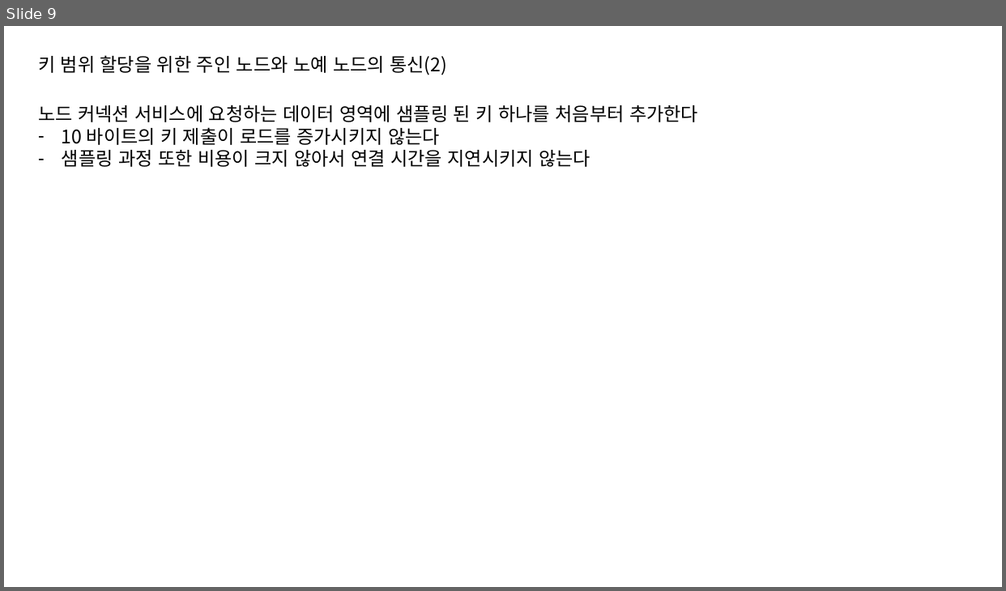
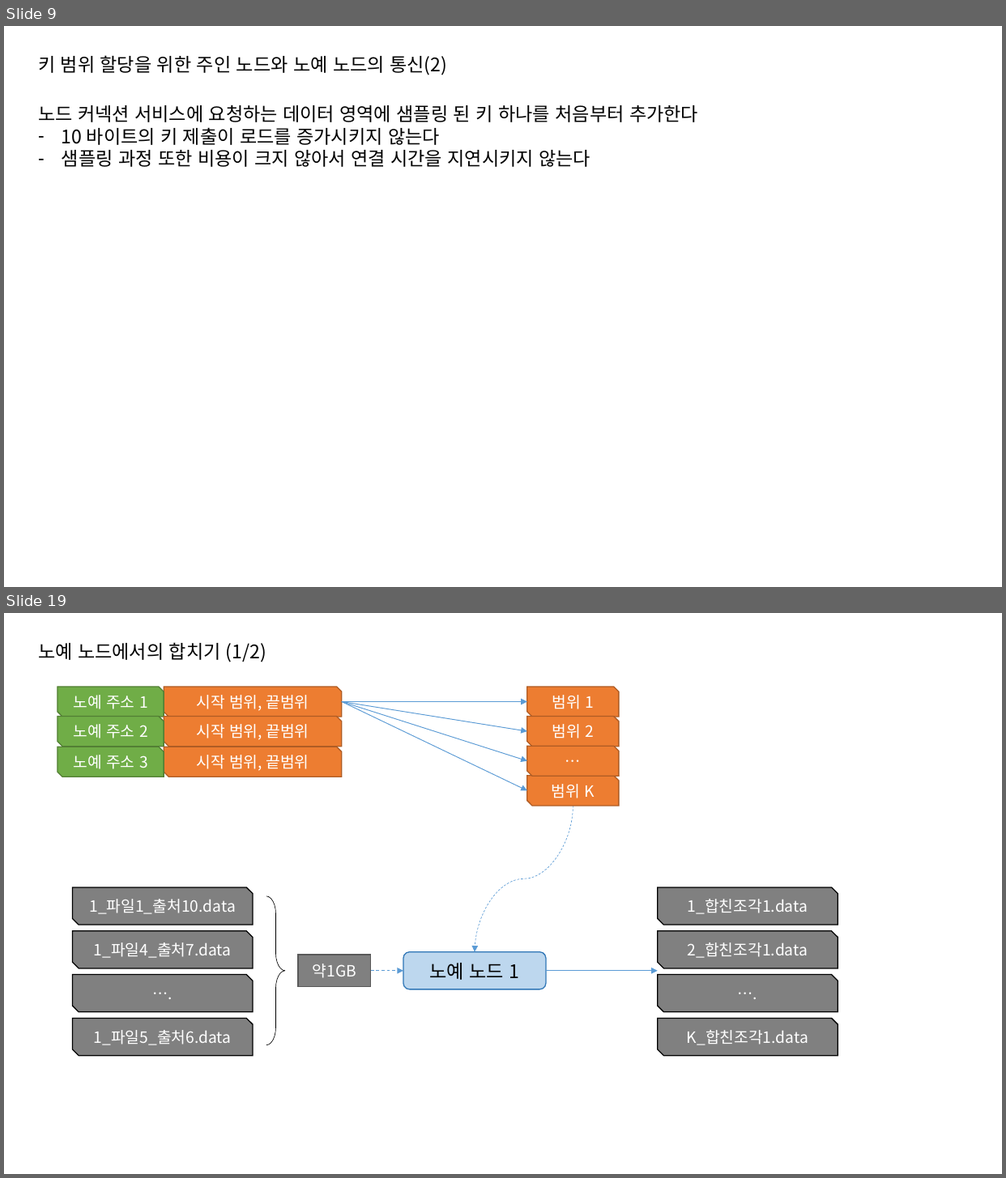
Before and after one commit to HoOngEe/cs434-doc, a slide deck: Design.pptx. Shown one above the other, each under a label of ours: slide 9 before the commit, slides 9 and 19 after it; the slides between them are not shown. The pictures are 1006x591 and 1006x1178 pixels, drawn with LibreOffice and Linux fonts; fonts in the diff are those of the drawing. Boxes give left, top, right and bottom in pixels: in the first picture for what was removed or moved away, otherwise in the second. Text is boxed around its words. In the diff, an @@ line names an element or a change of style, - is before the commit and + after.

```diff
--- a/Design.pptx
+++ b/Design.pptx
@@ slide 19 added at (x1=4, y1=613, x2=1002, y2=1174), background #FFFFFF @@
@@ text added at (x1=38, y1=642, x2=266, y2=662), 18 pt, text #000000 @@
+노예 노드에서의 합치기 (1/2)
@@ arrow added from (342, 701) to (527, 701), #5B9BD5 0.75 pt @@
@@ arrow added from (342, 701) to (527, 790), #5B9BD5 0.75 pt @@
@@ arrow added from (342, 701) to (527, 761), #5B9BD5 0.75 pt @@
@@ arrow added from (342, 701) to (527, 731), #5B9BD5 0.75 pt @@
@@ snip diag rect added at (x1=527, y1=687, x2=619, y2=717), fill #ED7D31, outline #AF5C24 1 pt, 15 pt, text #FFFFFF @@
+범위 1
@@ snip diag rect added at (x1=527, y1=717, x2=619, y2=747), fill #ED7D31, outline #AF5C24 1 pt, 15 pt, text #FFFFFF @@
+범위 2
@@ group added at (x1=57, y1=687, x2=342, y2=777): 6 snip diag rects @@
+시작 범위, 끝범위
+노예 주소 1
+시작 범위, 끝범위
+노예 주소 2
+시작 범위, 끝범위
+노예 주소 3
@@ snip diag rect added at (x1=527, y1=747, x2=619, y2=776), fill #ED7D31, outline #AF5C24 1 pt, 15 pt, text #FFFFFF @@
+…
@@ snip diag rect added at (x1=527, y1=776, x2=619, y2=806), fill #ED7D31, outline #AF5C24 1 pt, 15 pt, text #FFFFFF @@
+범위 K
@@ curved arrow added from (573, 806) to (475, 952), #5B9BD5 0.5 pt dashed @@
@@ right brace added at (x1=266, y1=897, x2=285, y2=1046), outline #000000 0.5 pt @@
@@ rounded rectangle added at (x1=404, y1=952, x2=546, y2=990), fill #BDD7EE, outline #2E75B6 1 pt, 18 pt, text #000000 @@
+노예 노드 1
@@ rectangle added at (x1=298, y1=955, x2=371, y2=987), fill #808080, outline #595959 1 pt, 15 pt, text #FFFFFF @@
+약1GB
@@ arrow added from (371, 971) to (404, 971), #5B9BD5 0.75 pt dashed @@
@@ arrow added from (546, 971) to (658, 971), #5B9BD5 0.75 pt @@
@@ group added at (x1=72, y1=888, x2=253, y2=1056): 4 snip diag rects @@
+1_파일1_출처10.data
+1_파일4_출처7.data
+….
+1_파일5_출처6.data
@@ group added at (x1=658, y1=888, x2=838, y2=1056): 4 snip diag rects @@
+1_합친조각1.data
+2_합친조각1.data
+….
+K_합친조각1.data
```
Also in this commit, not shown: 1 slide changed, 9 other slides added.
